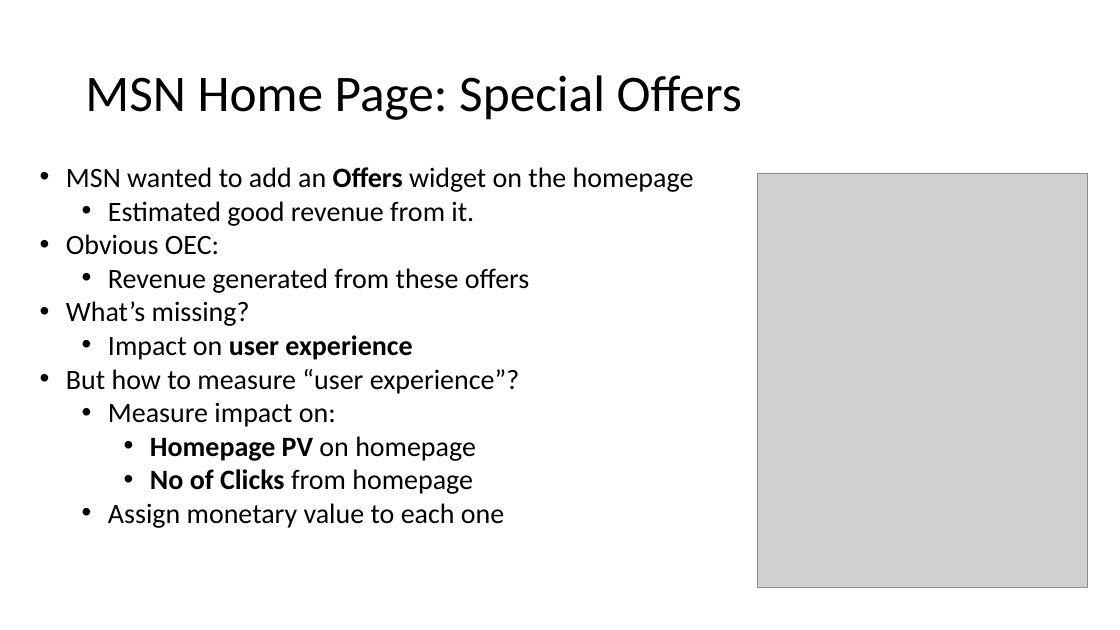
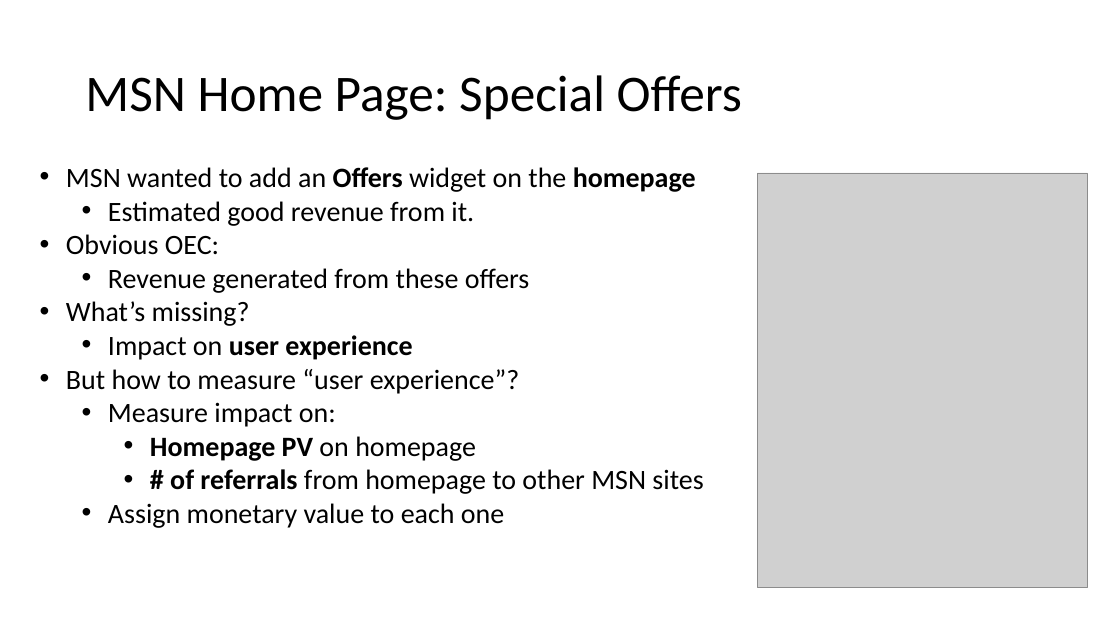
Before and after one commit to patng323/learn, a slide deck: slide 18 of FieldExperiments/AB Testing.pptx. Drawn at 1120x630 pixels with LibreOffice and Linux fonts; fonts in the diff are those of the drawing; grey boxes stand for pictures. Boxes give left, top, right and bottom in pixels: in the first picture for what was removed or moved away, otherwise in the second. Text is boxed around its words. In the diff, an @@ line names an element or a change of style, - is before the commit and + after.

```diff
--- a/FieldExperiments/AB Testing.pptx
+++ b/FieldExperiments/AB Testing.pptx
@@ text at [66, 167, 696, 192]: bold on in "homepage" @@
@@ text at [170, 469, 703, 494]: text changed @@
-    • No of Clicks from homepage
+    • # of referrals from homepage to other MSN sites
```
Also in this commit, not shown: 9 other slides changed.
